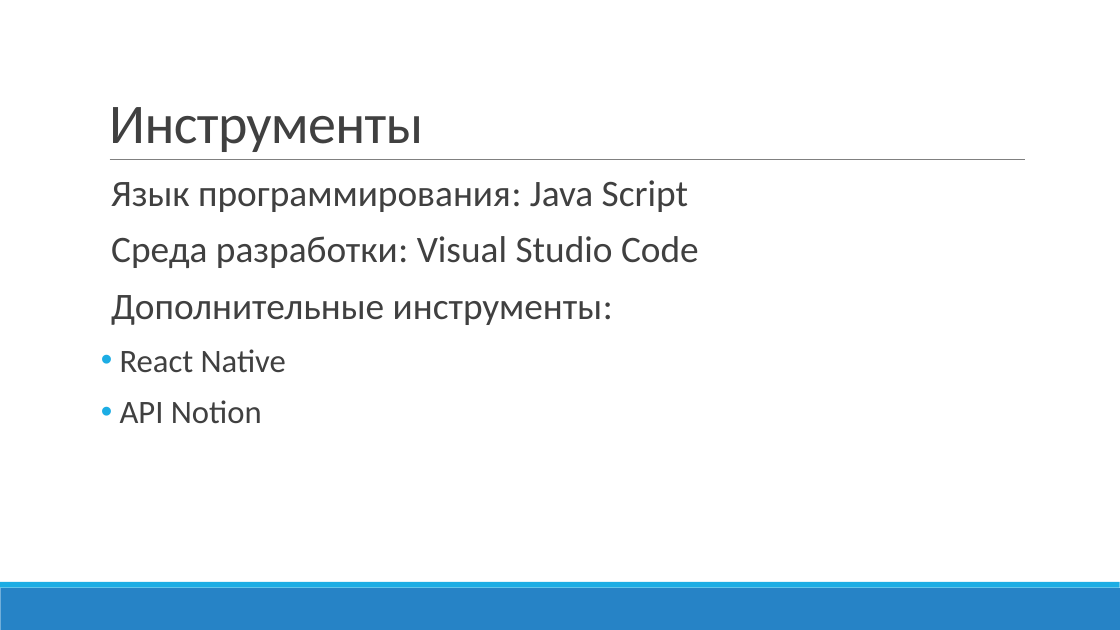
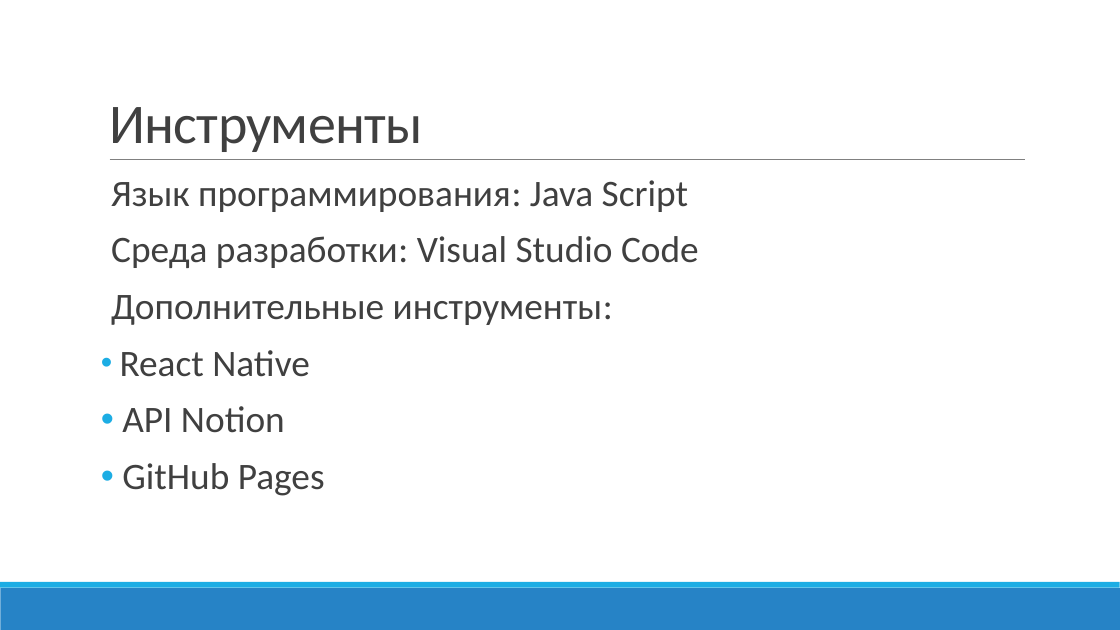
Before and after one commit to RobertArifulin/ReactNativeApp, a slide deck: slide 5 of docs/Презентцаия проекта.pptx. Drawn at 1120x630 pixels with LibreOffice and Linux fonts; fonts in the diff are those of the drawing. Boxes give left, top, right and bottom in pixels: in the first picture for what was removed or moved away, otherwise in the second. Text is boxed around its words. In the diff, an @@ line names an element or a change of style, - is before the commit and + after.

```diff
--- a/docs/Презентцаия проекта.pptx
+++ b/docs/Презентцаия проекта.pptx
@@ text at bbox=[120, 350, 310, 433]: size 28 to 32 pt in "React Native", "API Notion" @@
@@ text at bbox=[122, 463, 325, 496]: paragraph added @@
+• GitHub Pages
```
Also in this commit, not shown: 2 other slides changed, 1 slide added.
